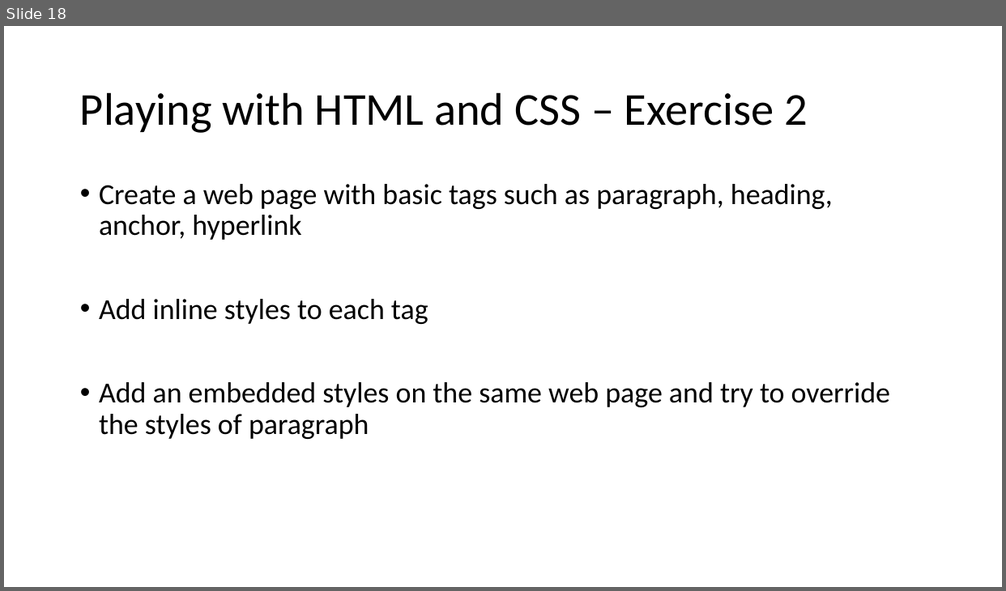
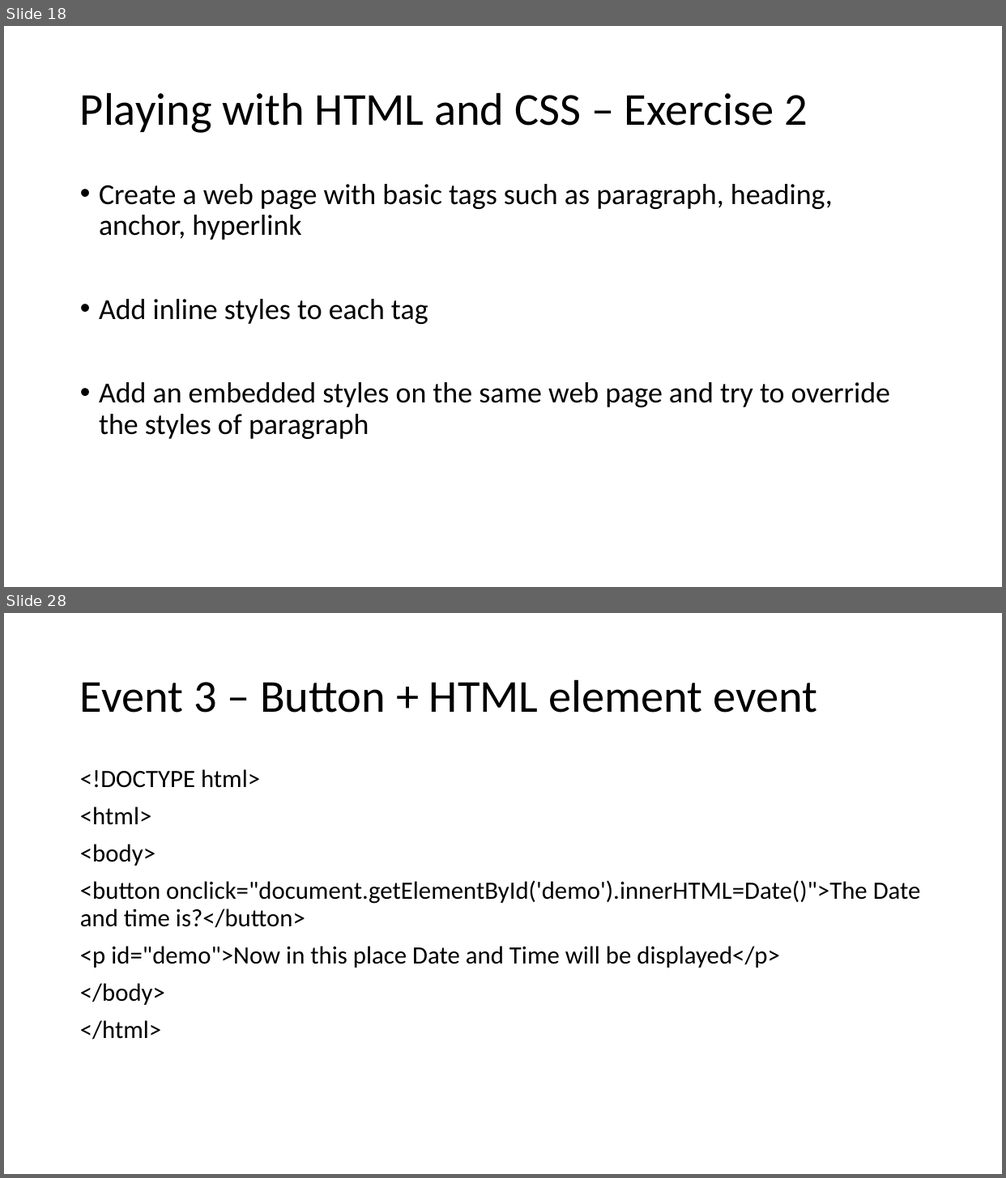
Before and after one commit to sibichakkaravarthy/CSE4004--WebTechnologies, a slide deck: WT_LAB.pptx. Shown one above the other, each under a label of ours: slide 18 before the commit, slides 18 and 28 after it; the slides between them are not shown. The pictures are 1006x591 and 1006x1178 pixels, drawn with LibreOffice and Linux fonts; fonts in the diff are those of the drawing. Boxes give left, top, right and bottom in pixels: in the first picture for what was removed or moved away, otherwise in the second. Text is boxed around its words. In the diff, an @@ line names an element or a change of style, - is before the commit and + after.

```diff
--- a/WT_LAB.pptx
+++ b/WT_LAB.pptx
@@ slide 28 added at bbox=[4, 613, 1002, 1174], background #FFFFFF @@
@@ title added at bbox=[80, 679, 817, 713], 44 pt, text #000000 @@
+Event 3 – Button + HTML element event
@@ text added at bbox=[80, 769, 921, 1040], 24 pt, text #000000 @@
+<!DOCTYPE html>
+<html>
+<body>
+<button onclick="document.getElementById('demo').innerHTML=Date()">The Date and time is?</button>
+<p id="demo">Now in this place Date and Time will be displayed</p>
+</body>
+</html>
```
Also in this commit, not shown: 17 other slides added.
